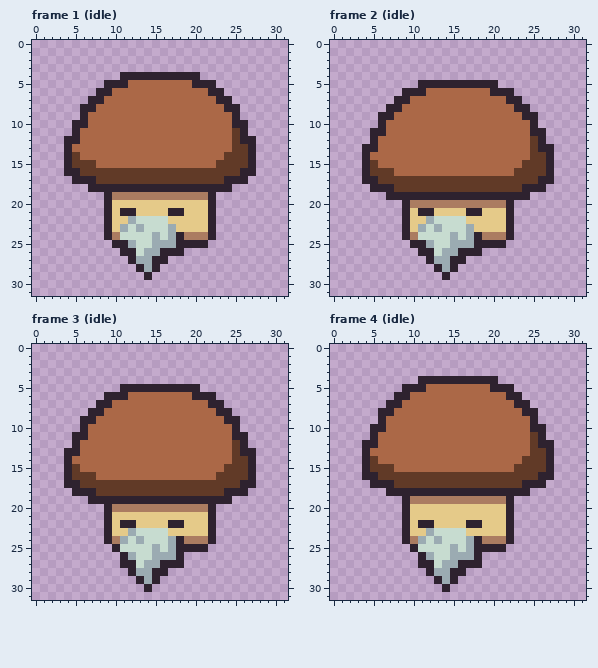
Pixel-art file -- Assets/NPCs/old_fogey.aseprite. The picture above was drawn from the file before the commit.
32x32 pixels, 4 frames. Shown: frame 1 (idle), frame 2 (idle), frame 3 (idle), frame 4 (idle).
And afterwards:
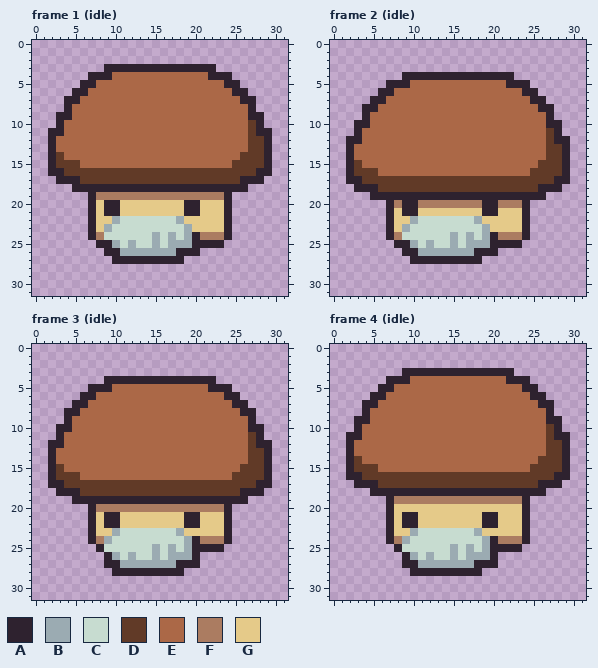
Palette (. is transparent): A #2e222f  B #9babb2  C #c7dcd0  D #613a27  E #ab6847  F #ab7c61  G #e5ca89
Edits made:
Changed rows in their new state; - is an unchanged pixel.
Frame 1 (idle):
first column x 2:
 3 -------AAAAAAAAAAAAAA-------
 4 -----AAAEEEEEEEEEEEEAAA-----
 5 ----AAEEEE--------EEEEAA----
 6 ---AAEEE------------EEEAA---
 7 --AAEEE--------------EEEAA--
 8 --AEEE----------------EEEA--
 9 -AAEE------------------EEAA-
10 -AEEE------------------EEDA-
11 AAEE-------------------EEDAA
12 AEEE-------------------EEDDA
13 AEE--------------------EEDDA
14 ADEE------------------EE-DDA
15 ADD-EE---------------EE--DDA
16 AADD--------------------DDAA
17 -AA-DD----------------DD-AA-
18 ---AA------------------AA---
19 -----AFF------------FFA-----
20 -----AG-A--------AA-GGA-----
21 -----AG-AGG----GGAA-GGA-----
22 -----AGGBCC----CB---GGA-----
23 -----AGBCC-C---CCB--GGA-----
24 -----AFCC-------CBA-FFA-----
25 ------AABC----C-BB--AA------
26 -------AABBB--BB-AA---------
27 --------AA-AA--AA-----------
28 -----------...--------------
29 ------------.---------------
Frame 2 (idle):
first column x 2:
 4 -------AAAAAAAAAAAAAA-------
 5 -----AAAEEEEEEEEEEEEAAA-----
 6 ----AAEEEE--------EEEEAA----
 7 ---AAEEE------------EEEAA---
 8 --AAEEE--------------EEEAA--
 9 --AEEE----------------EEEA--
10 -AAEE------------------EEAA-
11 -AEEE------------------EEDA-
12 AAEE-------------------EEDAA
13 AEEE-------------------EEDDA
14 AEE--------------------EEDDA
15 ADEE------------------EE-DDA
16 ADD-EE---------------EE--DDA
17 AADD--------------------DDAA
18 -AA-DD----------------DD-AA-
19 ---AA------------------AA---
20 -----AF-A--------AA-FFA-----
21 -----AG-AGG----GGAA-GGA-----
22 -----AGGBCC----CB---GGA-----
23 -----AGBCC-C---CCB--GGA-----
24 -----AFCC-------CBA-FFA-----
25 ------AABC----C-BB--AA------
26 -------AABBB--BB-AA---------
27 --------AA-AA--AA-----------
28 -----------...--------------
29 ------------.---------------
Frame 3 (idle):
first column x 2:
 4 -------AAAAAAAAAAAAAA-------
 5 -----AAAEEEEEEEEEEEEAAA-----
 6 ----AAEEEE--------EEEEAA----
 7 ---AAEEE------------EEEAA---
 8 --AAEEE--------------EEEAA--
 9 --AEEE----------------EEEA--
10 -AAEE------------------EEAA-
11 -AEEE------------------EEDA-
12 AAEE-------------------EEDAA
13 AEEE-------------------EEDDA
14 AEE--------------------EEDDA
15 ADEE------------------EE-DDA
16 ADD-EE---------------EE--DDA
17 AADD--------------------DDAA
18 -AA-DD----------------DD-AA-
19 ---AA------------------AA---
20 -----AFF------------FFA-----
21 -----AG-A--------AA-GGA-----
22 -----AG-AGG----GGAA-GGA-----
23 -----AGGBCC----CB---GGA-----
24 -----AFBCC-C---CCBA-FFA-----
25 ------ACC-------CB--AA------
26 -------ABC----C-BBA---------
27 -------AABBB--BB-AA---------
28 --------AA-AA--AA-----------
29 -----------...--------------
30 ------------.---------------
Frame 4 (idle):
first column x 2:
 3 -------AAAAAAAAAAAAAA-------
 4 -----AAAEEEEEEEEEEEEAAA-----
 5 ----AAEEEE--------EEEEAA----
 6 ---AAEEE------------EEEAA---
 7 --AAEEE--------------EEEAA--
 8 --AEEE----------------EEEA--
 9 -AAEE------------------EEAA-
10 -AEEE------------------EEDA-
11 AAEE-------------------EEDAA
12 AEEE-------------------EEDDA
13 AEE--------------------EEDDA
14 ADEE------------------EE-DDA
15 ADD-EE---------------EE--DDA
16 AADD--------------------DDAA
17 -AA-DD----------------DD-AA-
18 ---AA------------------AA---
19 -----AFF------------FFA-----
20 -----AGG------------GGA-----
21 -----AG-A--------AA-GGA-----
22 -----AG-AGG----GGAA-GGA-----
23 -----AGGBCC----CB---GGA-----
24 -----AFBCC-C---CCBA-FFA-----
25 ------ACC-------CB--AA------
26 -------ABC----C-BBA---------
27 -------AABBB--BB-AA---------
28 --------AA-AA--AA-----------
29 -----------...--------------
30 ------------.---------------
Where, in picture pixels (left, top, right, bottom), the same in both pictures:
changed: (48, 64, 272, 280)
changed: (346, 72, 570, 280)
changed: (48, 376, 272, 592)
changed: (346, 368, 570, 592)
